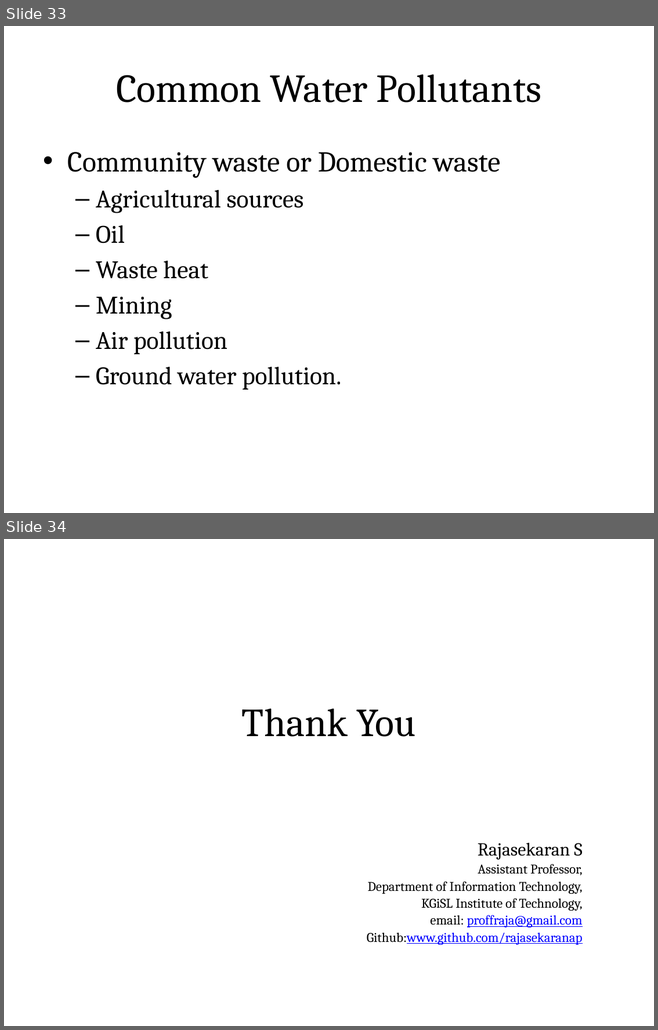
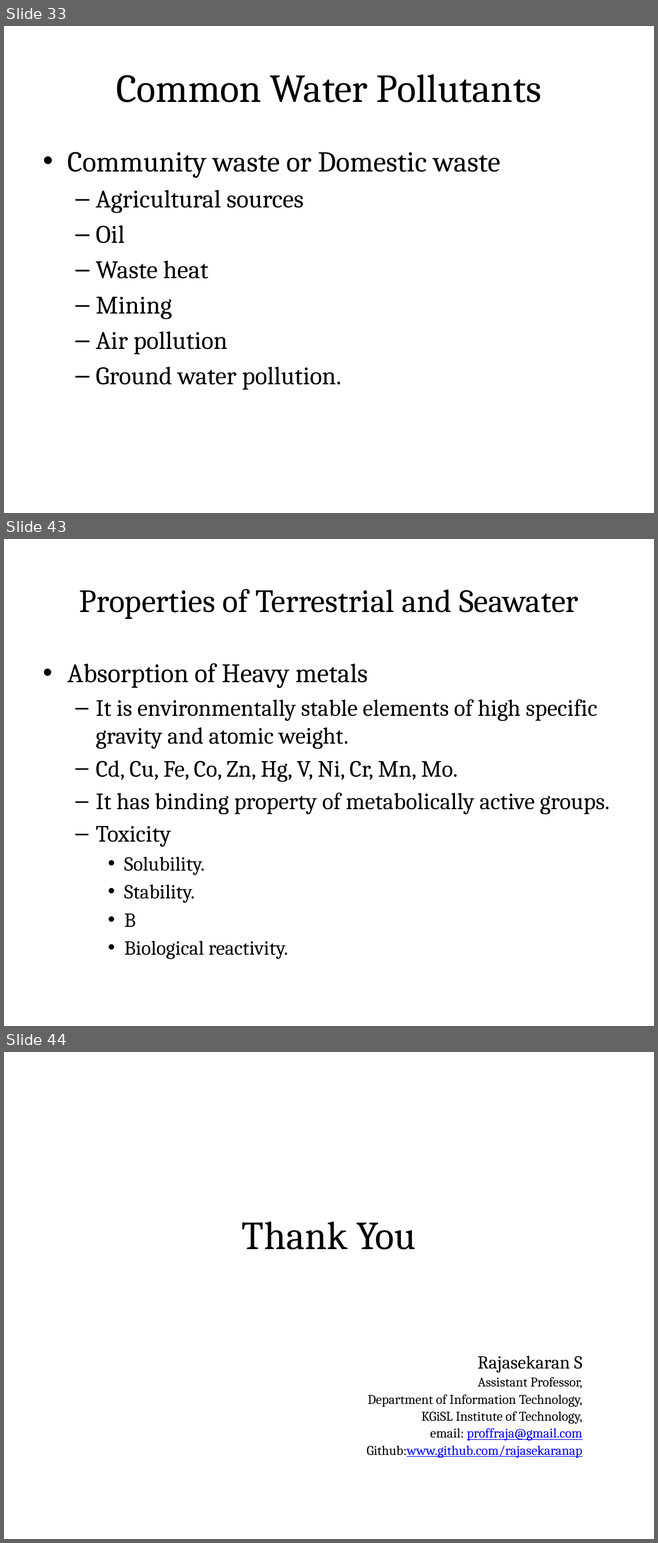
Before and after one commit to rajasekaran36/GE8291-Environmental-Science-and-Engineering, a slide deck: Slides/GE8291-U2.pptx. Shown one above the other, each under a label of ours: slides 33 and 34 before the commit, slides 33, 43 and 44 after it; the slides between them are not shown. The pictures are 658x1030 and 658x1543 pixels, drawn with LibreOffice and Linux fonts; fonts in the diff are those of the drawing. Boxes give left, top, right and bottom in pixels: in the first picture for what was removed or moved away, otherwise in the second. Text is boxed around its words. In the diff, an @@ line names an element or a change of style, - is before the commit and + after.

```diff
--- a/Slides/GE8291-U2.pptx
+++ b/Slides/GE8291-U2.pptx
@@ slide 43 added at (4,539,654,1026), background #FFFFFF @@
@@ title added at (36,559,621,640), fill gradient #DAFDA7 to #E4FCC2 to #F5FFE7, outline #98B955 0.75 pt, 36 pt, text #000000 @@
+Properties of Terrestrial and Seawater
@@ text added at (67,663,609,959), 25.9 pt, text #000000 @@
+• Absorption of Heavy metals
+  – It is environmentally stable elements of high specific gravity and atomic weight.
+  – Cd, Cu, Fe, Co, Zn, Hg, V, Ni, Cr, Mn, Mo.
+  – It has binding property of metabolically active groups.
+  – Toxicity
+    • Solubility.
+    • Stability.
+    • B
+    • Biological reactivity.
@@ what was slide 34 is now slide 44 @@
```
Also in this commit, not shown: 9 other slides added, 1 other file.
